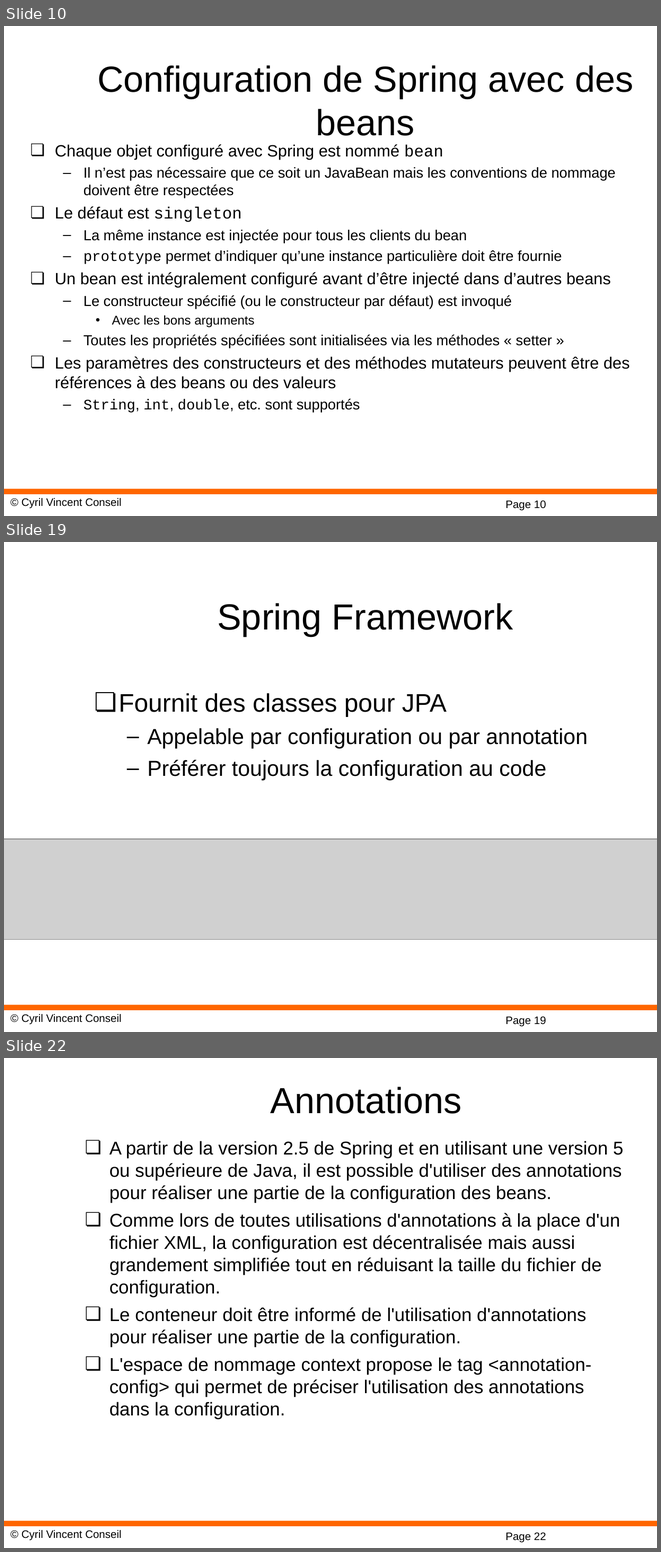
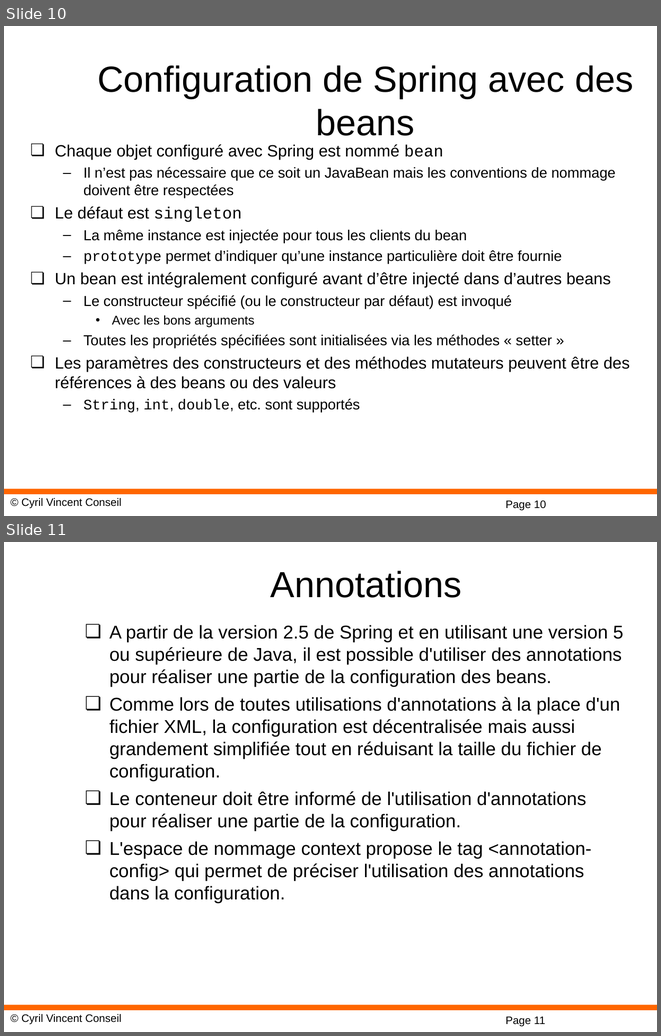
Before and after one commit to cyrilvincent/spring, a slide deck: ppt/04-IoC.ppt. Shown one above the other, each under a label of ours: slides 10, 19 and 22 before the commit, slides 10 and 11 after it; the slides between them are not shown. The pictures are 661x1552 and 661x1036 pixels, drawn with LibreOffice and Linux fonts; fonts in the diff are those of the drawing; grey boxes stand for pictures; background and template pictures are left out. Boxes give left, top, right and bottom in pixels: in the first picture for what was removed or moved away, otherwise in the second. Text is boxed around its words. In the diff, an @@ line names an element or a change of style, - is before the commit and + after.

```diff
--- a/ppt/04-IoC.ppt
+++ b/ppt/04-IoC.ppt
@@ slide 19 removed at box(4, 542, 657, 1032), background #FFFFFF; not listed: 3 template elements that a slide beside it also shows @@
@@ title removed at box(217, 603, 513, 636) @@
-Spring Framework
@@ text removed at box(118, 693, 588, 780) @@
-❏ Fournit des classes pour JPA
-  – Appelable par configuration ou par annotation
-  – Préférer toujours la configuration au code
@@ picture removed at box(4, 839, 657, 940) @@
@@ what was slide 22 is now slide 11 @@
@@ page number at box(505, 1016, 545, 1026): text changed @@
-Page 22
+Page 11
```
Also in this commit, not shown: 2 slides changed, 12 other slides removed, 14 other files.
